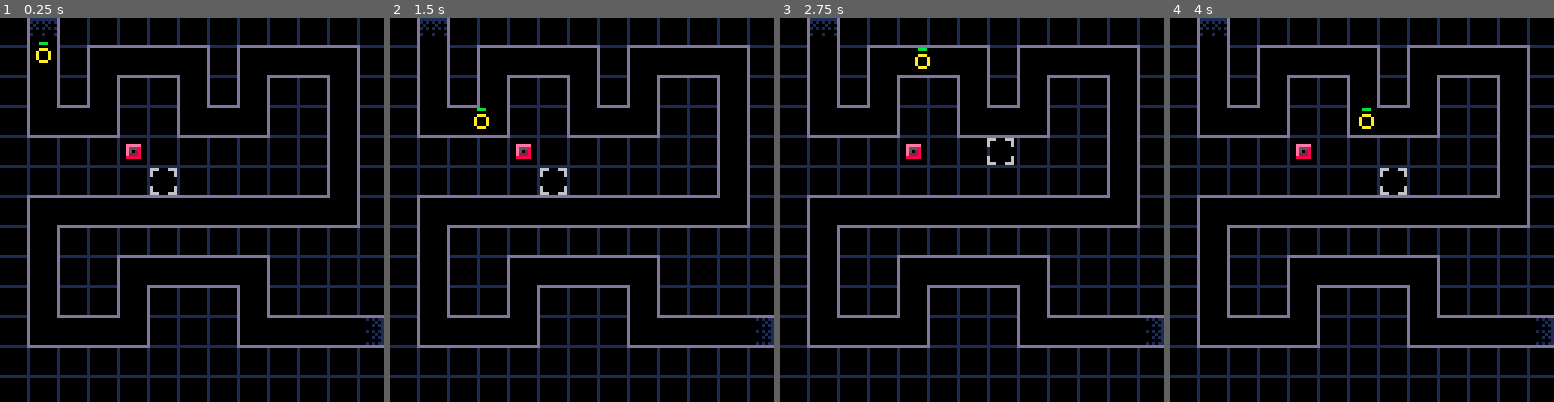
Above: before the commit, frames 1-4 (left to right).
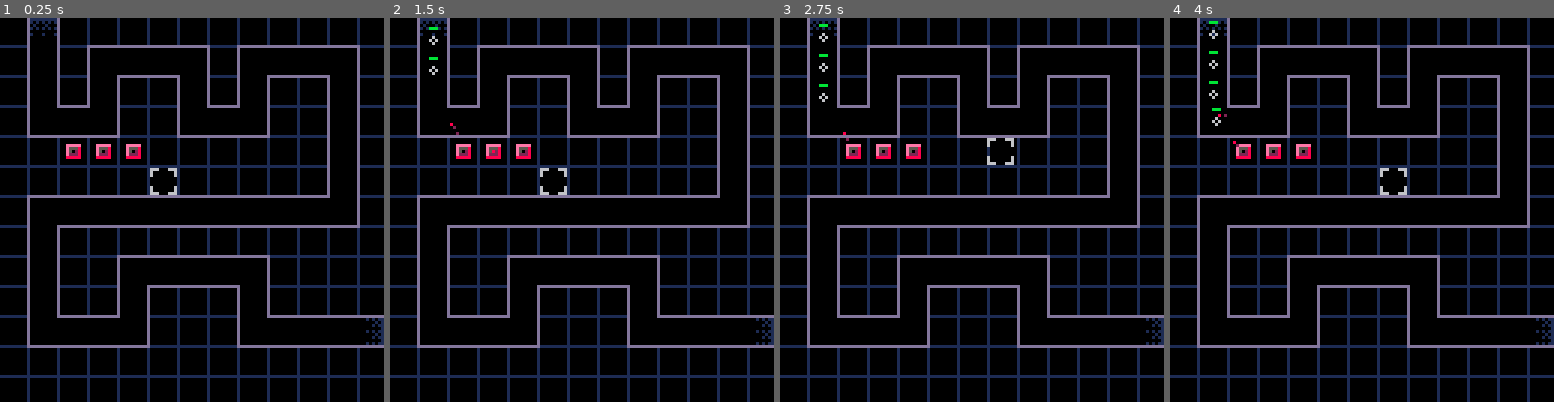
Above: after the commit, the same moments.

Repository: beardedsakimonkey/pixel_td.p8
Game: PICO-8 cartridge pixel_td.p8
The game is run twice, just before and just after one commit, with the same random seed, the same clock (stepped at 60 frames per second) and the same inputs.
Inputs:
- Up to frame 1 (0.25 s): no input
- Up to frame 2 (1.5 s): tap X (X key) at 0.33, 1.07 s; tap O (Z key) at 0.7 s
- Up to frame 3 (2.75 s): hold Right 1.6-2.1 s; tap O (Z key) at 1.7, 2.1, 2.5 s; tap X (X key) at 1.85 s; hold Up 2.15-2.42 s; hold Right from 2.47 s (still down)
- Up to frame 4 (4 s): tap O (Z key) at 2.9, 3.3, 3.7 s; tap X (X key) at 2.97 s; release Right at 3.03 s; hold Left 3.08-3.58 s; hold Down 3.63-3.97 s

The runs differ from the first frame. In frame 1, 0.4% of the frame differs, in the area x 9-29%, y 6-37%; in frame 2, 0.5%; in frame 3, 0.5%; in frame 4, 0.6%, in the area x 10-54%, y 0-37%.

Commit message:
reintroduce bullets

Diff:
--- a/core.lua
+++ b/core.lua
@@ -37,10 +37,10 @@
     -- Set up auxiliary data structures
     init_grid_bitmap()
     init_path_points()
-    -- Make enemy
-    make_enemy(path_points[1].x, path_points[1].y, 0, 1)
-    -- Make tower
+    -- Make towers
     make_tower(3, 4, 4)
+    make_tower(3, 3, 4)
+    make_tower(3, 2, 4)
 end
 
 -- Helps impl of selection movement
@@ -98,6 +98,10 @@
 --------------------------------------------------------------------------------
 function _update()
     t += 1
+    -- Make enemy
+    if t%20 == 0 then
+        make_enemy(path_points[1].x, path_points[1].y, 0, 0.5)
+    end
     -- Update selection
     if btnp(B.left)  then move_selection(B.left) end
     if btnp(B.right) then move_selection(B.right) end
@@ -126,17 +130,36 @@
 
     -- Move enemies
     foreach(enemies, move_enemy)
-    -- Remove enemies that have gone offscreen
-    enemies = tbl_filter(enemies, function(enmy) return not enmy.can_remove end)
 
     -- Move bullets
-    foreach(tower, function(twr)
+    foreach(towers, function(twr)
         foreach(twr.bullets, function(blt)
+            -- update particles
+            for p in all(blt.particles) do
+                p.age += 1
+                if p.age > 3 then
+                    del(blt.particles, p)
+                end
+            end
+
             local enmy = blt.enemy
+            local oldx, oldy = blt.x, blt.y
+            local dx = enmy.x - blt.x
+            local dy = enmy.y - blt.y
+            blt.rotation = atan2(dx, dy)
+            -- update bullet position
+            blt.x = blt.x + cos(blt.rotation)*1
+            blt.y = blt.y + sin(blt.rotation)*1
+
             -- handle collision
-            if blt.x == enmy.x and blt.y == enmy.y then
-                enmy.hp = max(0, enmy.hp-1)
+            if collide(blt, enmy) then
+                enmy.hp = max(0, enmy.hp-3)
                 blt.can_remove = true
+            else
+                -- add particle
+                if t%2 == 0 then
+                    add(blt.particles, {x=oldx, y=oldy, age=1})
+                end
             end
         end)
         -- remove bullets
@@ -145,22 +168,35 @@
         end)
     end)
     -- Fire bullets
-    -- foreach(towers, function(twr)
-    --     twr.cd = max(0, twr.cd-1)
-    --     if twr.cd > 0 then return end
-    --     for enmy in all(enemies) do
-    --         if is_in_range(enmy, twr) then
-    --             -- Todo: what happens when enemy dies from another bullet?
-    --             -- perhaps we keep enemy objects around with a 'dead' flag until
-    --             -- all of them are dead?
-    --             add(twr.bullets, {x=x, y=y, enemy=enmy, ts=time()})
-    --             twr.cd = 20
-    --             break
-    --         end
-    --     end
-    -- end)
-end
-
+    foreach(towers, function(twr)
+        twr.cd = max(0, twr.cd-1)
+        if twr.cd > 0 then return end
+        for enmy in all(enemies) do
+            if is_in_range(enmy, twr) then
+                -- Todo: what happens when enemy dies from another bullet?
+                -- perhaps we keep enemy objects around with a 'dead' flag until
+                -- all of them are dead?
+                add(twr.bullets, {
+                    x=twr.x*10+4, y=twr.y*10+4,
+                    rotation=0,
+                    enemy=enmy,
+                    particles={},
+                })
+                twr.cd = 40
+                break
+            end
+        end
+    end)
+    -- Remove enemies
+    enemies = tbl_filter(enemies, function(enmy)
+        return not enmy.can_remove and enmy.hp > 0
+    end)
+end
+
+function collide(blt, enmy)
+    return blt.x > enmy.x-1 and blt.x < enmy.x+1
+       and blt.y > enmy.y-1 and blt.y < enmy.y+1
+end
 
 function line_contains_point(l1, l2, p)
     local is_vert = l1.x == l2.x
@@ -234,7 +270,7 @@
 
 -- Todo: perf
 function is_in_range(enmy, twr)
-    return (((enmy.x - twr.x)^2) + ((enmy.y - twr.y)^2)) < (twr.range^2)
+    return (((enmy.x - twr.x*10)^2) + ((enmy.y - twr.y*10)^2)) < (twr.range^2)
 end
 
 -- Todo: this doesn't actually do the moving
@@ -366,12 +402,16 @@
         -- Draw bullets
         for blt in all(twr.bullets) do
             pset(blt.x, blt.y, C.red)
+            -- Draw particles
+            for part in all(blt.particles) do
+                pset(part.x, part.y, C.dark_purple)
+            end
         end
     end)
 
     foreach(enemies, function(enmy)
         -- Draw enemy
-        circ(enmy.x, enmy.y, 2, C.yellow)
+        circ(enmy.x, enmy.y, 1, C.light_gray)
         -- Draw hp
         local hp_y = enmy.y - 4
         rect(enmy.x-1, hp_y, enmy.x+1, hp_y, C.dark_green)
